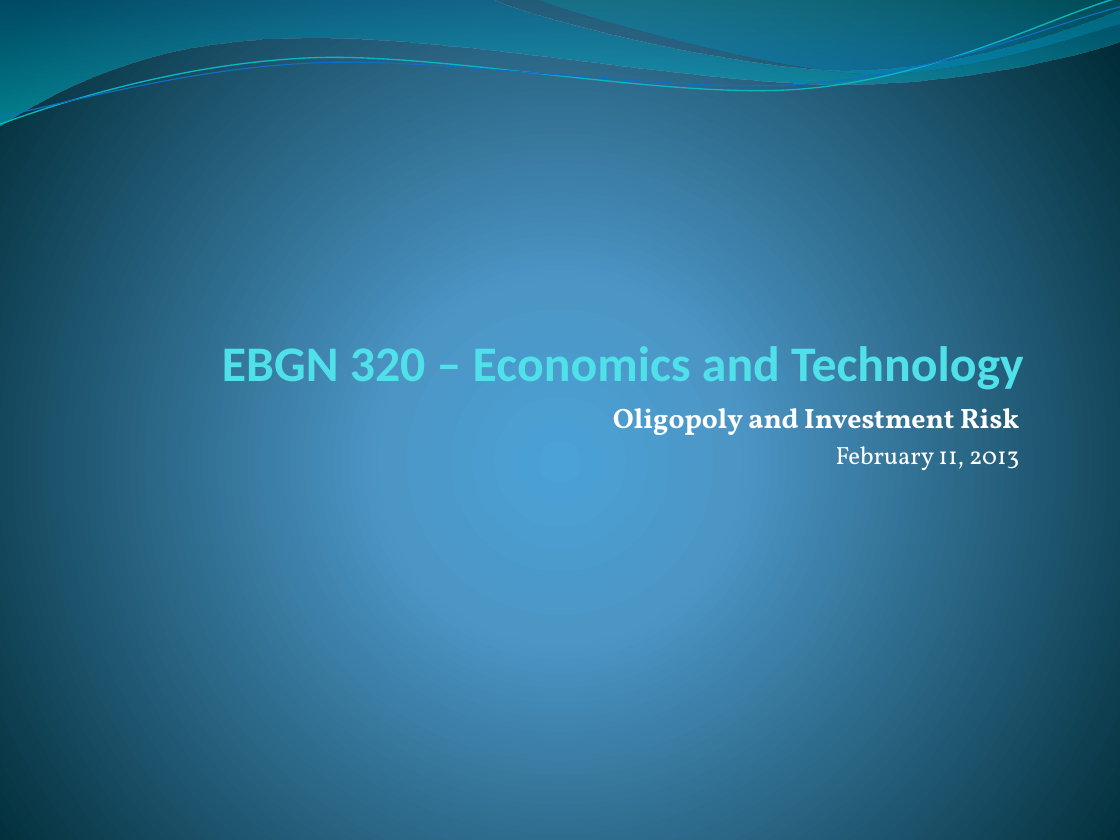
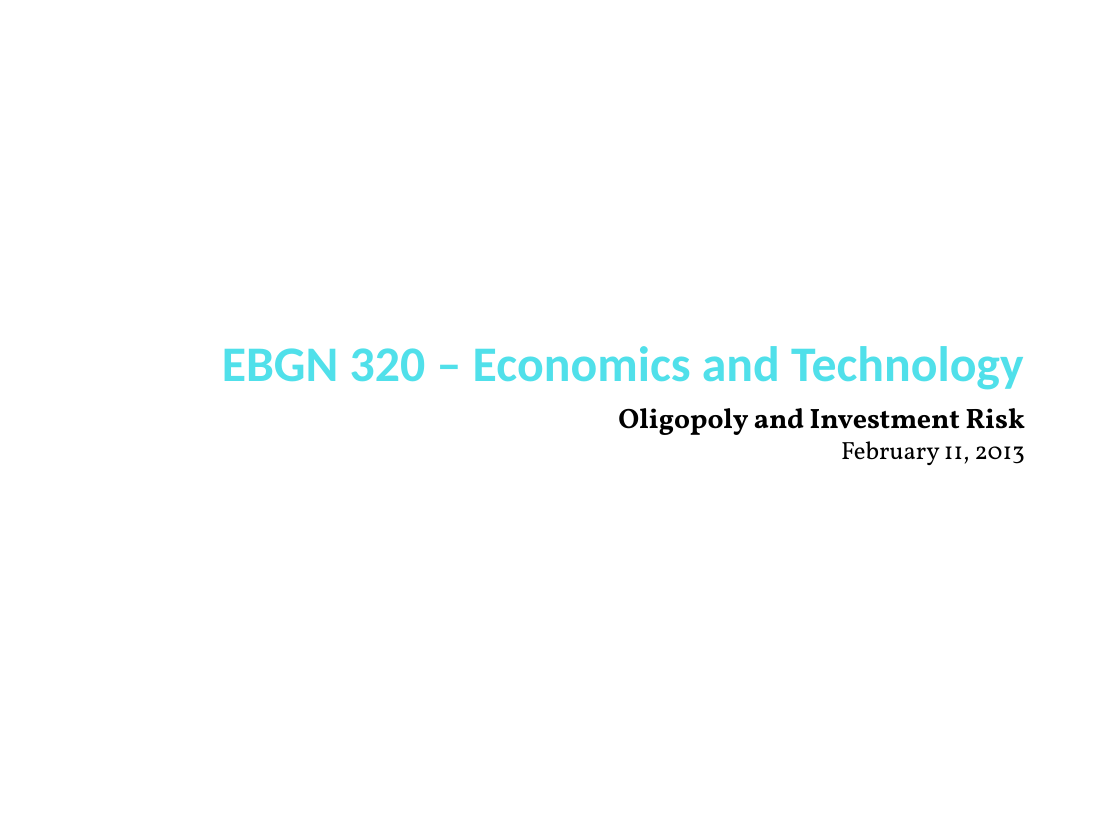
Before and after one commit to muff1nman/ClassNotes, a slide deck: slide 1 of Econ/PPT/S13_Lecture_10.pptx. Drawn at 1120x840 pixels with LibreOffice and Linux fonts; fonts in the diff are those of the drawing. Boxes give left, top, right and bottom in pixels: in the first picture for what was removed or moved away, otherwise in the second. Text is boxed around its words. In the diff, an @@ line names an element or a change of style, - is before the commit and + after.

```diff
--- a/Econ/PPT/S13_Lecture_10.pptx
+++ b/Econ/PPT/S13_Lecture_10.pptx
@@ background gradient #4AA0D6 to #4C98C7 to #002C38 to #FFFFFF @@
@@ freeform shape removed at bbox=[0, 0, 1120, 127] @@
@@ freeform shape removed at bbox=[0, 0, 1120, 131] @@
@@ freeform shape removed at bbox=[0, 7, 1120, 125] @@
@@ freeform shape removed at bbox=[536, 0, 1120, 77] @@
@@ text "EBGN 320 – Economics and ..." at bbox=[222, 346, 1023, 390]: text colour #51E0EA to #50E0EA @@
@@ text "Oligopoly and Investment Risk" at bbox=[618, 408, 1025, 465]: text colour #FFFFFF to #000000; less space between paragraphs @@
```
Also in this commit, not shown: 13 other slides changed, 12 other files.
